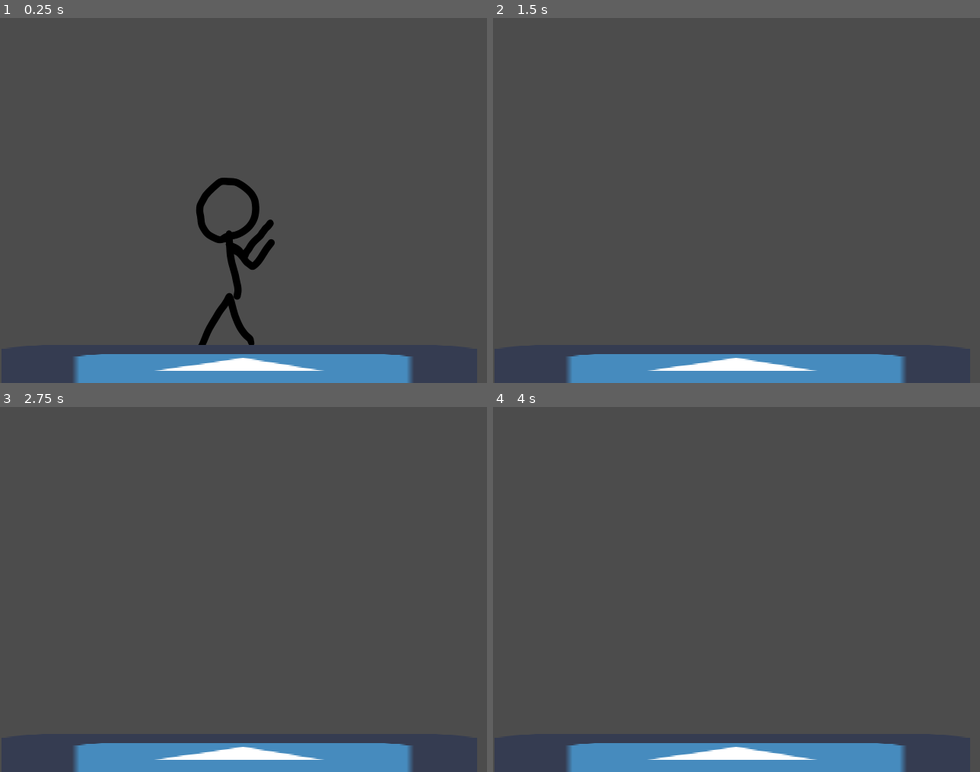
Above: before the commit, frames 1-4 (two rows, left to right).
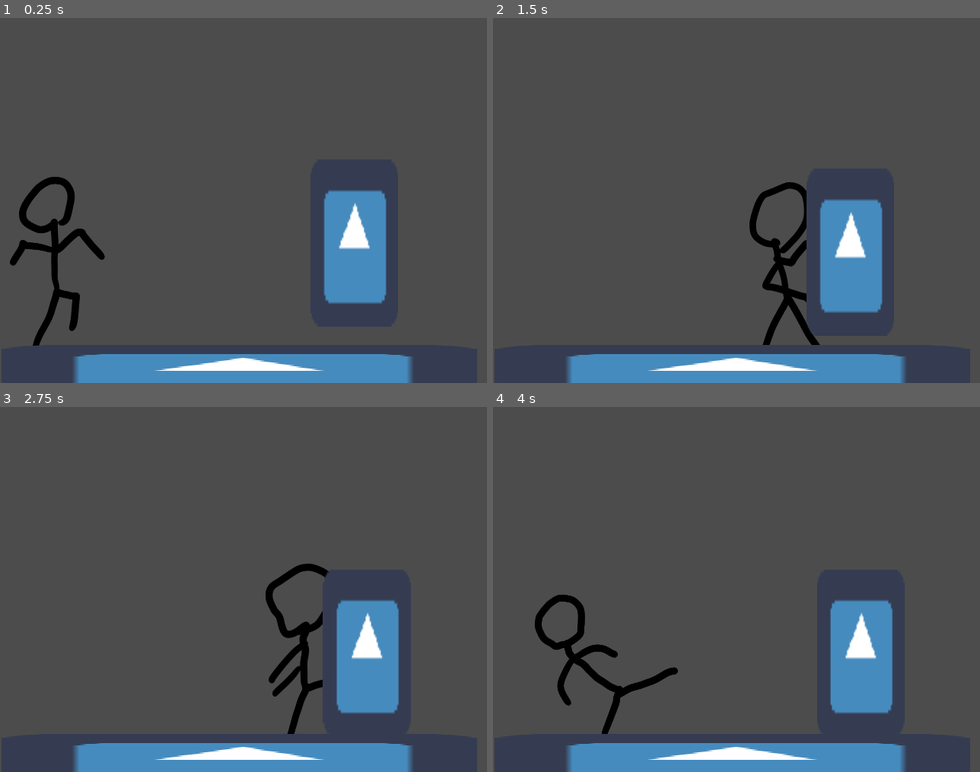
Above: after the commit, the same moments.

Repository: Utfigyii/fighting
Game: Godot game, scene res://assets/scenes/testArena.tscn
The game is run twice, just before and just after one commit, with the same random seed, the same clock (stepped at 60 frames per second) and the same inputs. The engine's default icon, where the game draws it, is replaced by a stand-in: a white triangle on a blue panel in a dark square.
Inputs:
- Up to frame 1 (0.25 s): no input
- Up to frame 2 (1.5 s): hold Right (ui_right) 0.53-1.28 s; hold J (lk) 0.53-1.28 s; hold Down (ui_down) from 1.28 s (still down); tap U (lp) at 1.35 s
- Up to frame 3 (2.75 s): release Down (ui_down) at 2.03 s; hold Right (ui_right) from 2.03 s (still down); hold K (rk) from 2.03 s (still down)
- Up to frame 4 (4 s): tap Enter at 2.75 s; release Right (ui_right) at 2.78 s; release K (rk) at 2.78 s; hold Up (ui_up) 2.78-3.53 s; tap I (rp) at 2.85 s; hold Left (ui_left) from 3.53 s (still down); hold J (lk) from 3.53 s (still down)

The runs differ from the first frame. In frame 1, 7.7% of the frame differs, in the area x 2-80%, y 43-90%; in frame 2, 5.6%; in frame 3, 5.4%; in frame 4, 5.6%.

Commit message:
add dummyfighter

Diff:
--- /dev/null
+++ b/assets/characters/FIGHTER_crashtestdummy.tscn
@@ -0,0 +1,29 @@
+[gd_scene load_steps=4 format=2]
+
+[ext_resource path="res://icon.png" type="Texture" id=1]
+[ext_resource path="res://assets/scripts/dummyfighter.gd" type="Script" id=2]
+
+[sub_resource type="RectangleShape2D" id=1]
+extents = Vector2( 110.5, 218.5 )
+
+[node name="Node2D" type="Node2D"]
+
+[node name="KinematicBody2D" type="KinematicBody2D" parent="."]
+script = ExtResource( 2 )
+
+[node name="Sprite" type="Sprite" parent="KinematicBody2D"]
+position = Vector2( -0.499992, -89.5 )
+scale = Vector2( 3.60938, 6.85938 )
+texture = ExtResource( 1 )
+
+[node name="CollisionShape2D" type="CollisionShape2D" parent="KinematicBody2D"]
+position = Vector2( -0.5, -89.5 )
+shape = SubResource( 1 )
+
+[node name="groundCheck" type="RayCast2D" parent="KinematicBody2D"]
+enabled = true
+cast_to = Vector2( 0, 150 )
+
+[node name="stunTimer" type="Timer" parent="KinematicBody2D"]
+
+[connection signal="timeout" from="KinematicBody2D/stunTimer" to="KinematicBody2D" method="_on_stunTimer_timeout"]
--- a/assets/characters/FIGHTER_stickman.tscn
+++ b/assets/characters/FIGHTER_stickman.tscn
@@ -622,7 +622,6 @@
 [node name="AnimatedSprite" type="AnimatedSprite" parent="KinematicBody2D"]
 frames = SubResource( 1 )
 animation = "rkick"
-frame = 1
 
 [node name="AnimationPlayer" type="AnimationPlayer" parent="KinematicBody2D"]
 root_node = NodePath("../..")
@@ -677,7 +676,12 @@
 disabled = true
 
 [node name="rkick" type="Area2D" parent="KinematicBody2D/attacks"]
+monitoring = false
+monitorable = false
 
 [node name="rkickhitbox" type="CollisionShape2D" parent="KinematicBody2D/attacks/rkick"]
 position = Vector2( 142.75, 72 )
 shape = SubResource( 30 )
+disabled = true
+
+[connection signal="body_entered" from="KinematicBody2D/attacks/ljab" to="KinematicBody2D" method="_on_ljab_body_entered"]
--- a/assets/scenes/testArena.tscn
+++ b/assets/scenes/testArena.tscn
@@ -2,14 +2,16 @@
 
 [ext_resource path="res://icon.png" type="Texture" id=1]
 [ext_resource path="res://assets/characters/FIGHTER_stickman.tscn" type="PackedScene" id=2]
-
-[sub_resource type="RectangleShape2D" id=1]
-extents = Vector2( 318, 37 )
+[ext_resource path="res://assets/characters/FIGHTER_crashtestdummy.tscn" type="PackedScene" id=3]
 
 [node name="rootNode" type="Node2D"]
 
 [node name="FIGHTER_stickman" parent="." instance=ExtResource( 2 )]
-position = Vector2( 298, 296 )
+position = Vector2( 78, 194 )
+
+[node name="Node2D" parent="." instance=ExtResource( 3 )]
+position = Vector2( 466, 221 )
+scale = Vector2( 0.5, 0.5 )
 
 [node name="floor" type="StaticBody2D" parent="."]
 position = Vector2( 512.5, 462 )
@@ -20,7 +22,5 @@
 scale = Vector2( 0.612145, 1 )
 texture = ExtResource( 1 )
 
-[node name="CollisionShape2D" type="CollisionShape2D" parent="floor"]
-position = Vector2( -12.5681, 2 )
-scale = Vector2( 0.0626836, 1 )
-shape = SubResource( 1 )
+[node name="CollisionPolygon2D" type="CollisionPolygon2D" parent="floor"]
+polygon = PoolVector2Array( -39.2087, -700, -39.2087, -30, 14.1979, -29, 13.8844, -707, 19.7767, -693, 20.4662, 114, -45.5397, 94, -46.6054, -700 )
--- a/assets/scripts/FIGHTER_stickman.gd
+++ b/assets/scripts/FIGHTER_stickman.gd
@@ -106,10 +106,8 @@
 	y_velo -= GRAVITY * delta * -200
 	if y_velo > 400:
 		y_velo = 400
-	print(y_velo)
 
 func doMovemet(delta):
-	print(getInputDirection())
 	if getInputDirection().x != 0 && canMove:
 		isMoving = true
 
@@ -126,4 +124,8 @@
 	isAttacking = false
 	canAttack = true
 	canMove = true
-	print("done attacking")
+
+
+func _on_ljab_body_entered(body):
+	if body is KinematicBody2D && body.has_method("takeDamage"):
+		body.takeDamage(0, Vector2(30, -30), 0.5)
--- /dev/null
+++ b/assets/scripts/dummyfighter.gd
@@ -0,0 +1,80 @@
+extends KinematicBody2D
+
+const GRAVITY = 9.2
+
+var y_velo = 0
+var facing_right = false
+var speed = 300
+var jumpForce = 50
+var velocity = Vector2()
+
+var isOnGround  = true
+var isMoving = false
+var isStunned = false
+var isJumping = false
+var isAttacking = false
+var isCrouching = false
+var canMove = true
+var canJump = true
+var canAttack = true
+var stunned = false
+
+func _physics_process(delta):
+	handleInputs()
+
+	doGravity(delta)
+	doMovemet(delta)
+
+
+func getInputDirection():
+	return Vector2(0, 0)
+
+func handleInputs():
+	pass
+
+func doGravity(delta):
+	print(y_velo)
+	if y_velo > 0:
+		$groundCheck.enabled = true
+		if $groundCheck.is_colliding():
+			isOnGround = true
+		else:
+			isOnGround = false
+	else:
+		$groundCheck.enabled = false
+	y_velo -= GRAVITY * delta * -200
+	if y_velo > 400:
+		y_velo = 400
+
+func doMovemet(delta):
+	if getInputDirection().x != 0 && canMove:
+		isMoving = true
+
+	else:
+		isMoving = false
+	if !stunned:
+		if canMove:
+			velocity = move_and_slide(Vector2(getInputDirection().x * speed, y_velo))
+			move_and_slide(velocity, Vector2(0, 1))
+		else:
+			velocity = move_and_slide(Vector2(0, y_velo))
+			move_and_slide(velocity, Vector2(0, 1))
+	else:
+		velocity = move_and_slide(Vector2(velocity.x, -y_velo))
+		doGravity(delta)
+
+func doneAttack():
+	pass
+
+func takeDamage(damage, knockback, stunTime):
+	velocity = knockback
+	y_velo = knockback.y
+	stunned = true
+	$stunTimer.start(stunTime)
+	$groundCheck.enabled = false
+	print("iam hit", knockback)
+
+
+func _on_stunTimer_timeout():
+	stunned = false
+	print("not stunned anymore")
